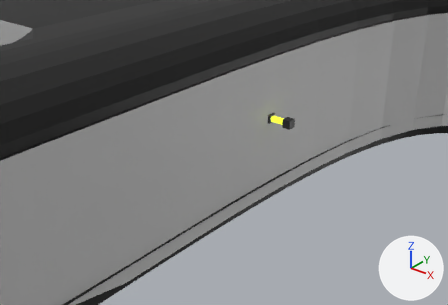
A saved change to the FBX model Assets/Models/Level/train.fbx.
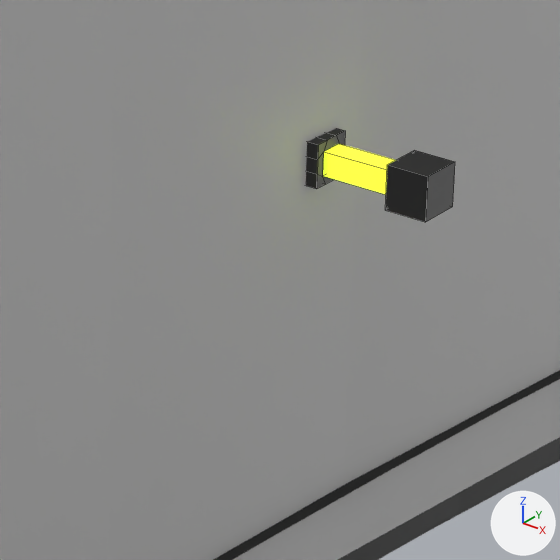
Each version is shown from a 50 mm camera at (94.0, -91.3, 80.7) aimed at (14.5, 8.1, 19.1), then close up on the part from 47% to 70% of the width and 29% to 63% of the height. Every picture has the same lights, and +X, +Y and +Z are marked at lower right. The close-ups show mesh edges as thin lines. Where no turn or scale is listed for an object, it has been applied to the vertices.

Names of what the first close-up shows: 'light_4', 'tunel'.
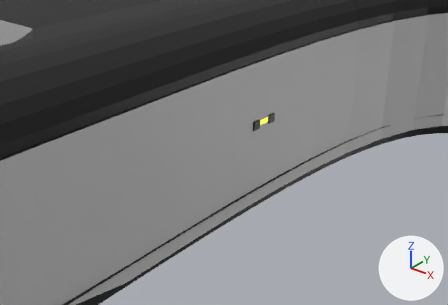
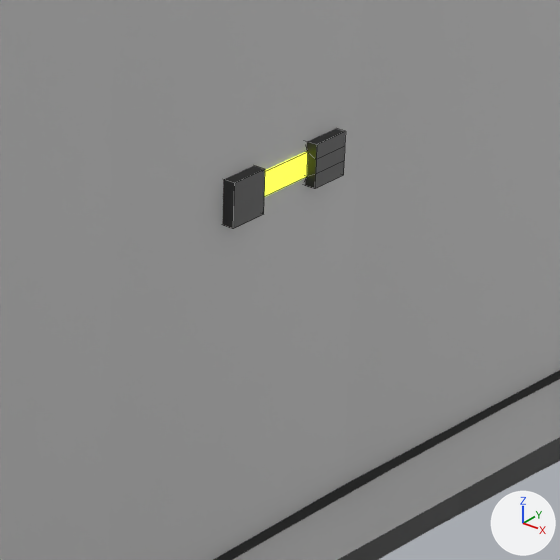
What changed in the scene script:
```text
Change ob_light_4:
    ob_light_4.rotation_euler: (0.0, 0.0, 0.0) -> (0.0, 0.0, -1.619)  # degrees (0, 0, 0) -> degrees (0, 0, -93)
```

Changed parts and their boxes (x1, y1, x2, y2) in the close-ups (560 x 560 px):
'light_4', turned: before (306, 128, 455, 222); after (222, 129, 346, 229)
